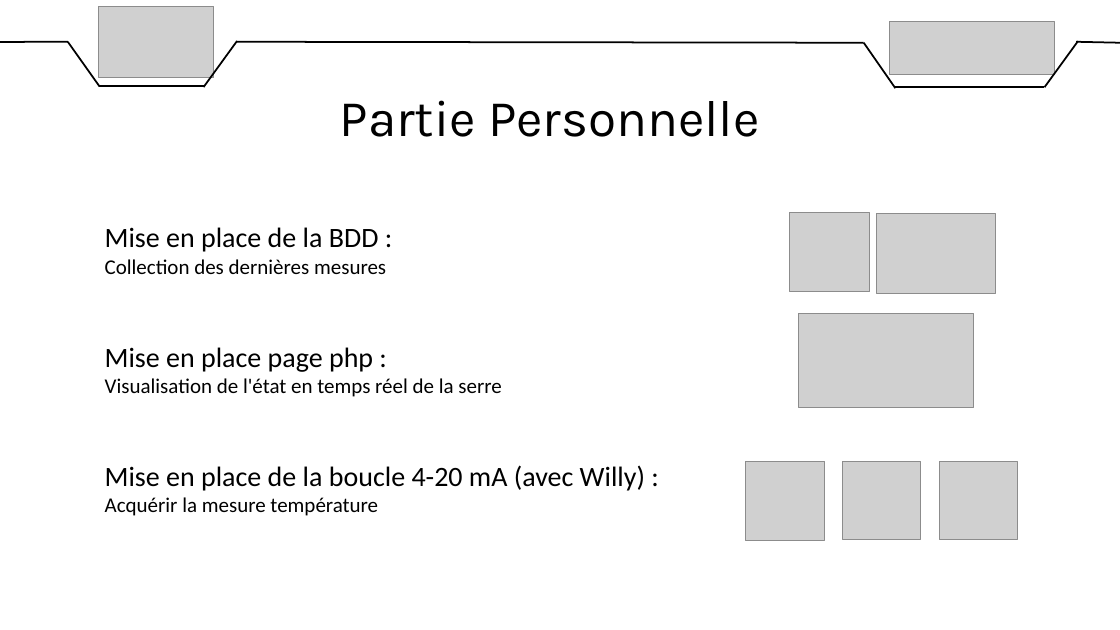
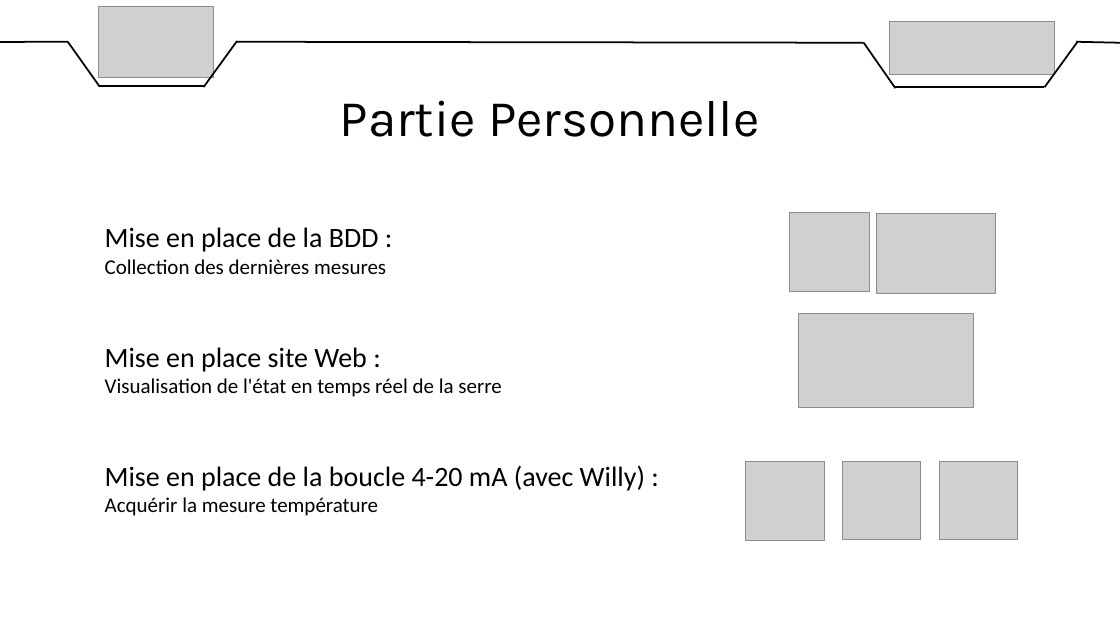
Before and after one commit to DylanChe/SupervisionSerre, a slide deck: slide 11 of oral_projet/revue_2/diaporama_revue_2_samuel.pptx (slide 12 before the commit). Drawn at 1120x630 pixels with LibreOffice and Linux fonts; fonts in the diff are those of the drawing; grey boxes stand for pictures. Boxes give left, top, right and bottom in pixels: in the first picture for what was removed or moved away, otherwise in the second. Text is boxed around its words. In the diff, an @@ line names an element or a change of style, - is before the commit and + after.

```diff
--- a/oral_projet/revue_2/diaporama_revue_2_samuel.pptx
+++ b/oral_projet/revue_2/diaporama_revue_2_samuel.pptx
@@ text at bbox=[105, 347, 367, 372]: text changed @@
-Mise en place page php :
+Mise en place site Web :
```
Also in this commit, not shown: 1 other slide changed, 1 slide removed, 1 other file.
